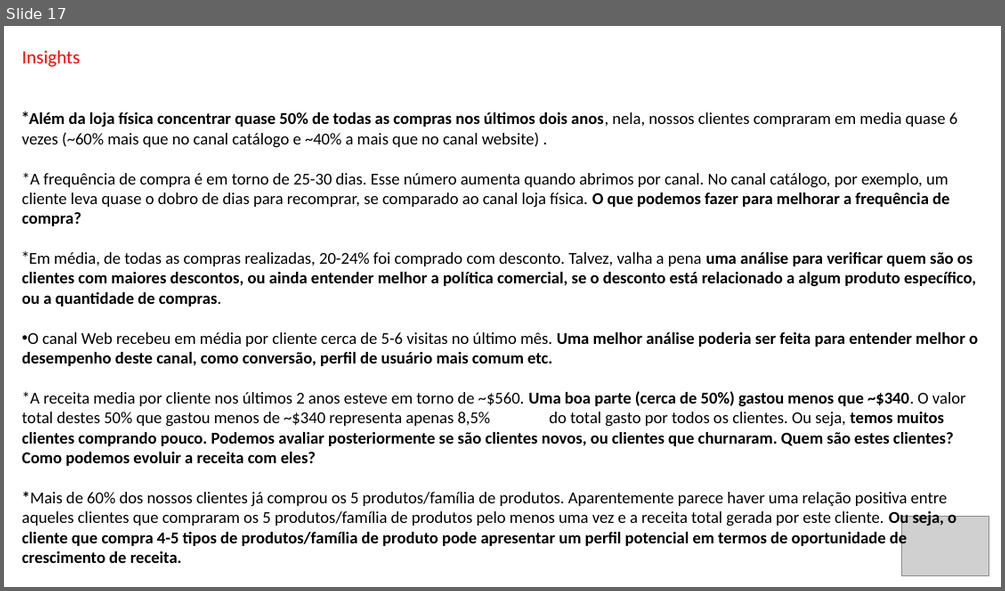
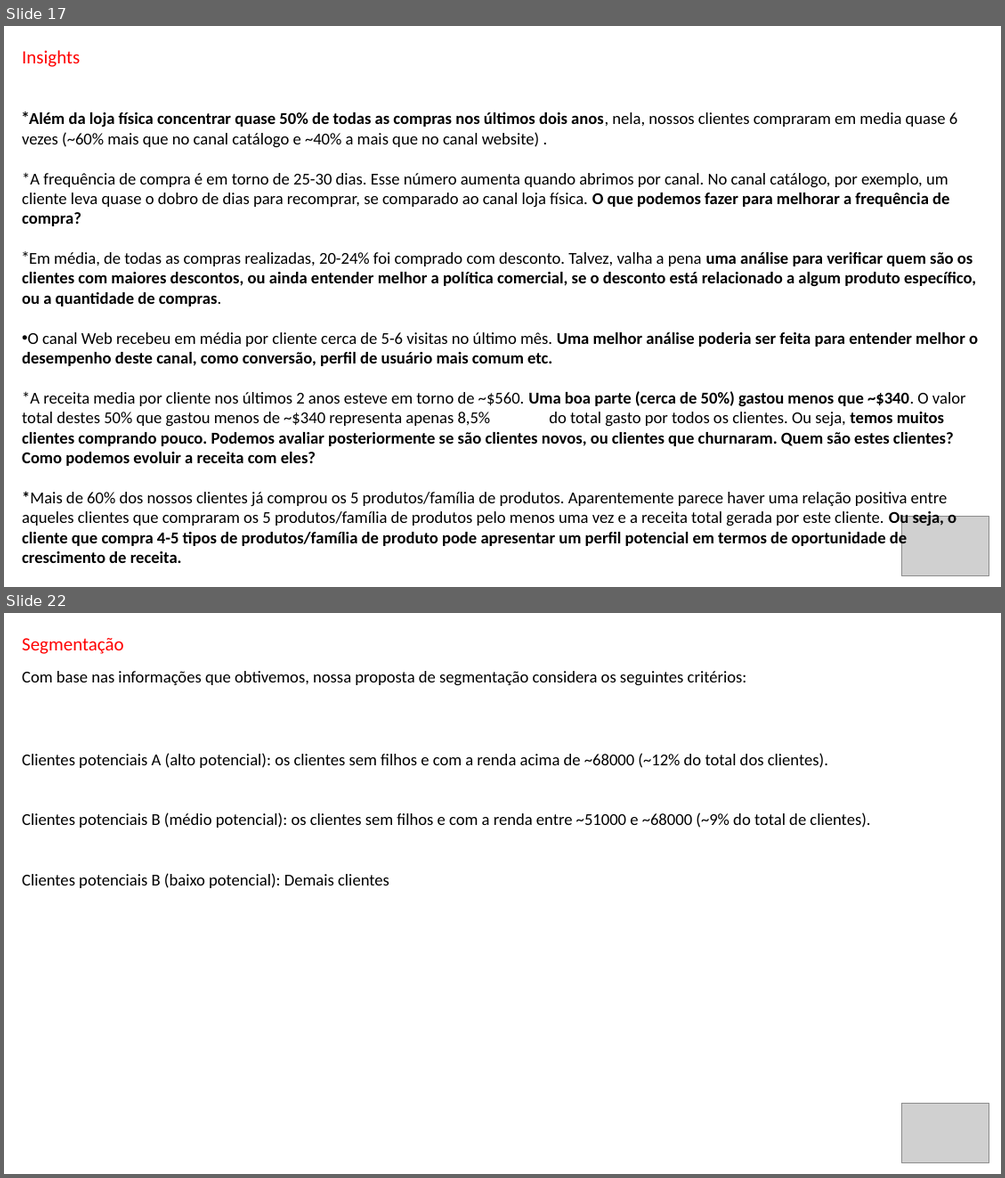
Before and after one commit to Danielgmelo/ifood, a slide deck: my_project/iFood CRM Data Analyst Case.pptx. Shown one above the other, each under a label of ours: slide 17 before the commit, slides 17 and 22 after it; the slides between them are not shown. The pictures are 1005x591 and 1005x1178 pixels, drawn with LibreOffice and Linux fonts; fonts in the diff are those of the drawing; grey boxes stand for pictures. Boxes give left, top, right and bottom in pixels: in the first picture for what was removed or moved away, otherwise in the second. Text is boxed around its words. In the diff, an @@ line names an element or a change of style, - is before the commit and + after.

```diff
--- a/my_project/iFood CRM Data Analyst Case.pptx
+++ b/my_project/iFood CRM Data Analyst Case.pptx
@@ slide 22 added at (x1=4, y1=613, x2=1001, y2=1174), background #FFFFFF @@
@@ text added at (x1=22, y1=638, x2=124, y2=654), 18 pt, text #FF0000 @@
+Segmentação
@@ text added at (x1=22, y1=671, x2=747, y2=686), 16 pt, text #000000 @@
+Com base nas informações que obtivemos, nossa proposta de segmentação considera os seguintes critérios:
@@ text added at (x1=22, y1=753, x2=870, y2=888), 16 pt, text #000000 @@
+Clientes potenciais A (alto potencial): os clientes sem filhos e com a renda acima de ~68000 (~12% do total dos clientes).
+Clientes potenciais B (médio potencial): os clientes sem filhos e com a renda entre ~51000 e ~68000 (~9% do total de clientes).
+Clientes potenciais B (baixo potencial): Demais clientes
@@ picture added at (x1=901, y1=1103, x2=989, y2=1163) @@
```
Also in this commit, not shown: 3 slides changed, 9 other slides added, 1 slide removed, 8 other files.
